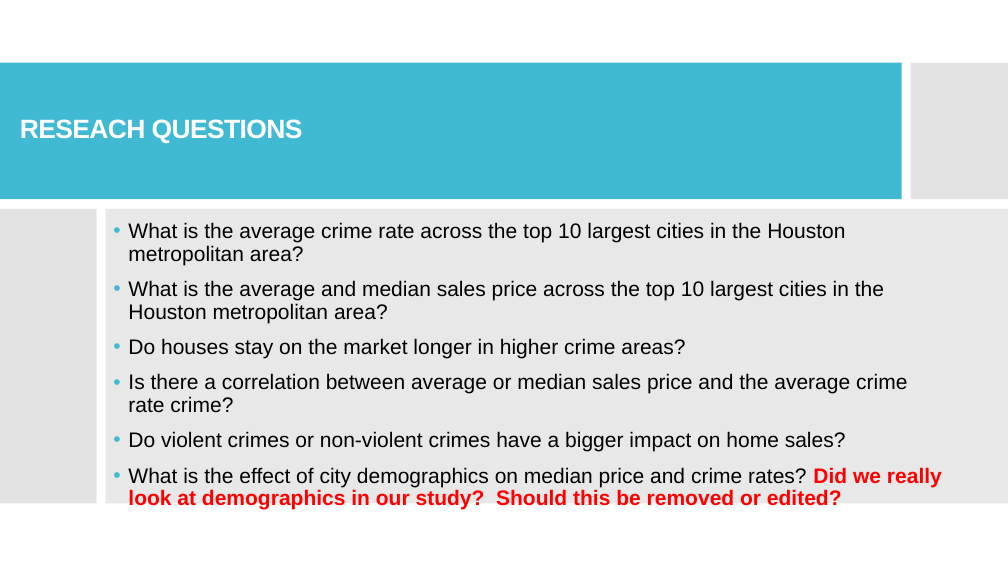
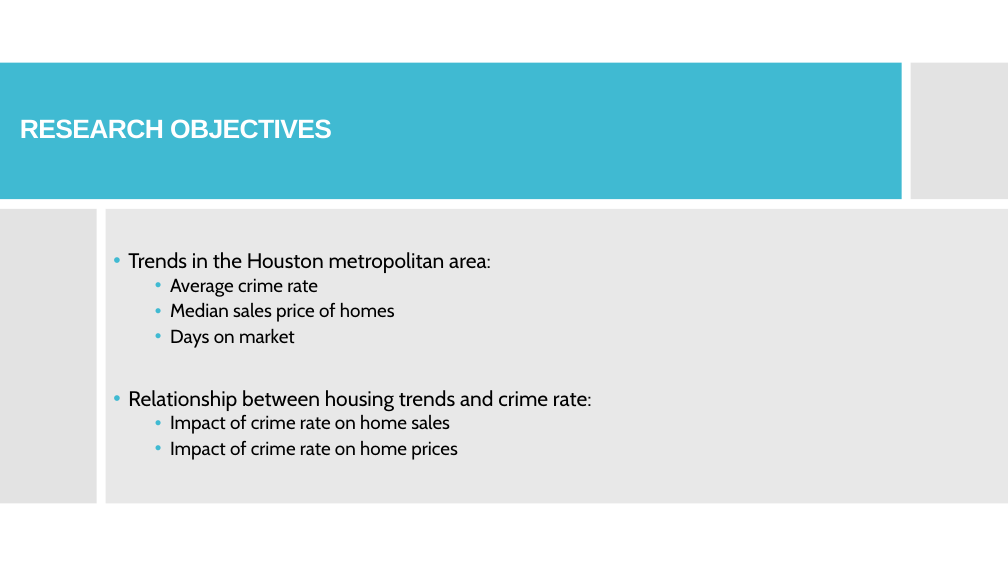
Before and after one commit to andresocorro/project_1, a slide deck: slide 4 of Presentation/final draft.pptx. Drawn at 1008x567 pixels with LibreOffice and Linux fonts; fonts in the diff are those of the drawing. Boxes give left, top, right and bottom in pixels: in the first picture for what was removed or moved away, otherwise in the second. Text is boxed around its words. In the diff, an @@ line names an element or a change of style, - is before the commit and + after.

Commit message:
Updated Presentation

```diff
--- a/Presentation/final draft.pptx
+++ b/Presentation/final draft.pptx
@@ title at box(20, 119, 332, 139): text changed @@
-RESEACH QUESTIONS
+RESEARCH OBJECTIVES
@@ text "Trends in the Houston metropolitan ..." at box(128, 252, 592, 460): vertical alignment middle to top @@
@@ text at box(128, 252, 592, 460): text changed; size 20 to 18 pt; font Arial to Cabin @@
-• What is the average crime rate across the top 10 largest cities in the Houston metropolitan area?
-• What is the average and median sales price across the top 10 largest cities in the Houston metropolitan area?
-• Do houses stay on the market longer in higher crime areas?
-• Is there a correlation between average or median sales price and the average crime rate crime?
-• Do violent crimes or non-violent crimes have a bigger impact on home sales?
-• What is the effect of city demographics on median price and crime rates? Did we really look at demographics in our study? Should this be removed or edited?
+• Trends in the Houston metropolitan area:
+  • Average crime rate
+  • Median sales price of homes
+  • Days on market
+• Relationship between housing trends and crime rate:
+  • Impact of crime rate on home sales
+  • Impact of crime rate on home prices
```
Also in this commit, not shown: 8 other slides changed, 2 slides added, 5 slides removed, 1 other file.
